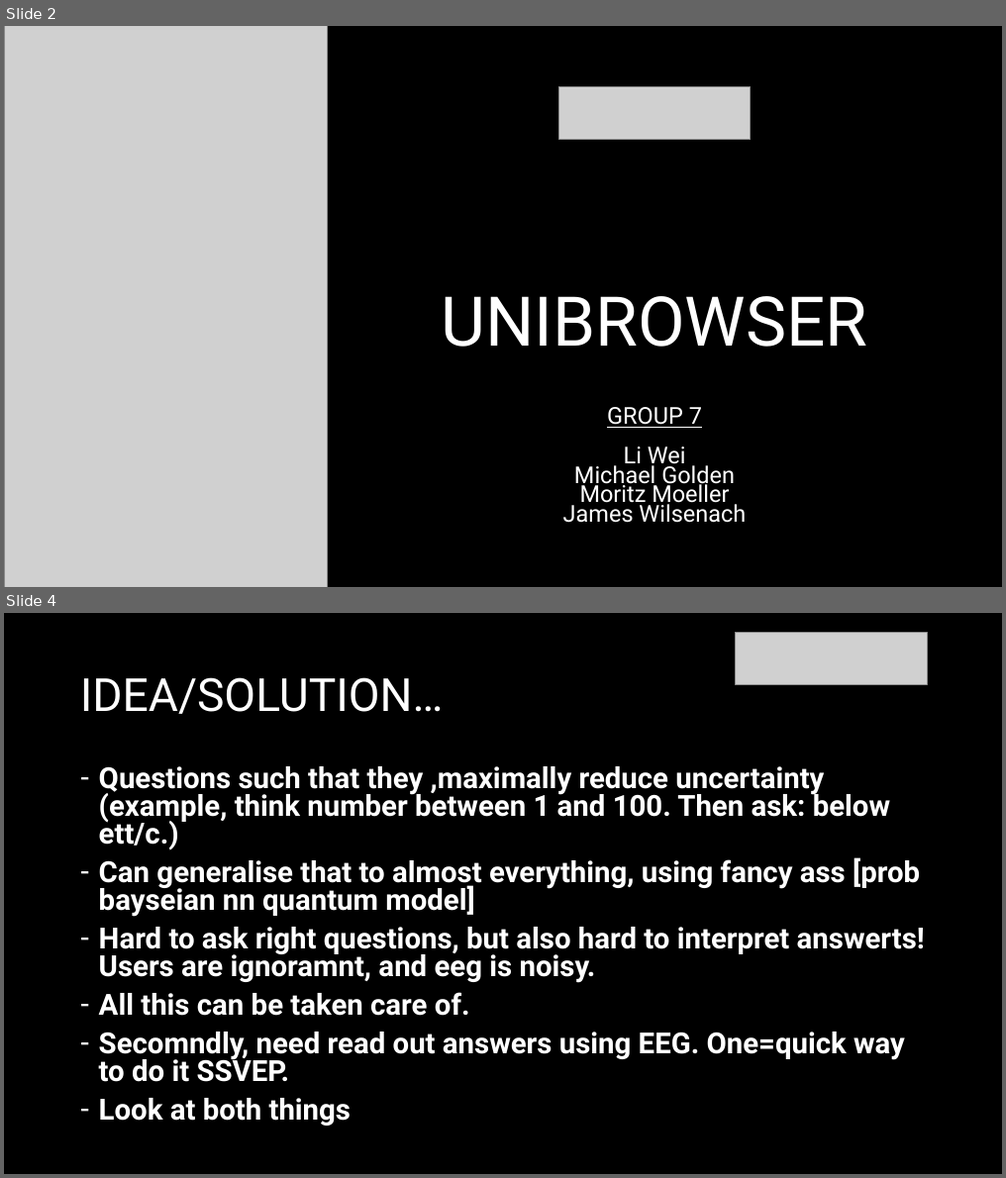
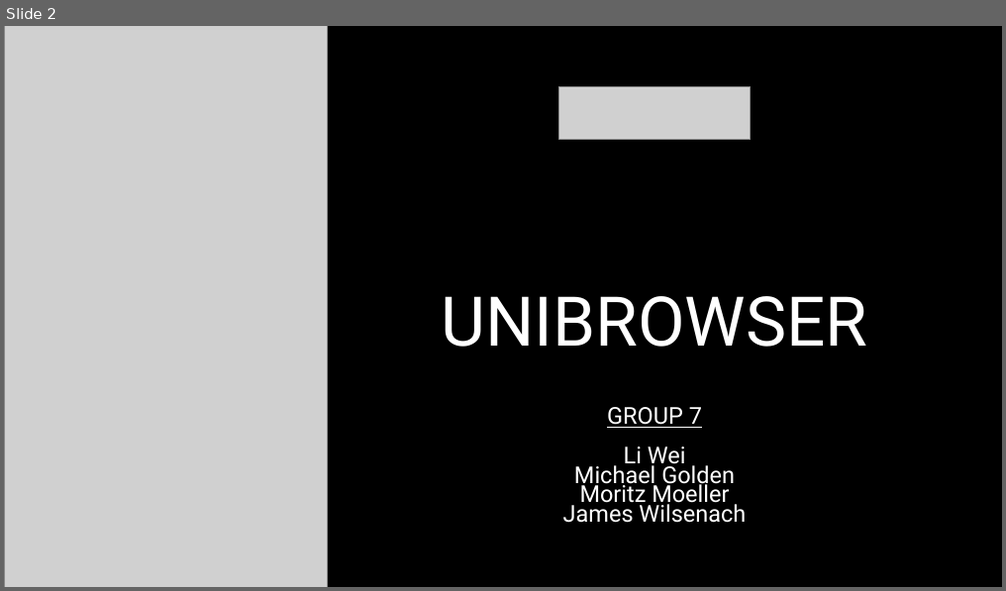
Before and after one commit to michaelgoldendev/unibrowser, a slide deck: presentation/unibrowser-presentation.pptx. Shown one above the other, each under a label of ours: slides 2 and 4 before the commit, slide 2 after it; the slides between them are not shown. The pictures are 1006x1178 and 1006x591 pixels, drawn with LibreOffice and Linux fonts; fonts in the diff are those of the drawing; grey boxes stand for pictures. Boxes give left, top, right and bottom in pixels: in the first picture for what was removed or moved away, otherwise in the second. Text is boxed around its words. In the diff, an @@ line names an element or a change of style, - is before the commit and + after.

```diff
--- a/presentation/unibrowser-presentation.pptx
+++ b/presentation/unibrowser-presentation.pptx
@@ slide 4 removed at (4, 613, 1002, 1174), background #000000 @@
@@ picture removed at (736, 632, 927, 684) @@
@@ title removed at (80, 677, 444, 714) @@
-IDEA/SOLUTION…
@@ text removed at (99, 766, 925, 1126) @@
-– Questions such that they ,maximally reduce uncertainty (example, think number between 1 and 100. Then ask: below ett/c.)
-– Can generalise that to almost everything, using fancy ass [prob bayseian nn quantum model]
-– Hard to ask right questions, but also hard to interpret answerts! Users are ignoramnt, and eeg is noisy.
-– All this can be taken care of.
-– Secomndly, need read out answers using EEG. One=quick way to do it SSVEP.
-– Look at both things
```
Also in this commit, not shown: 1 slide changed, 2 slides added, 1 other slide removed.
